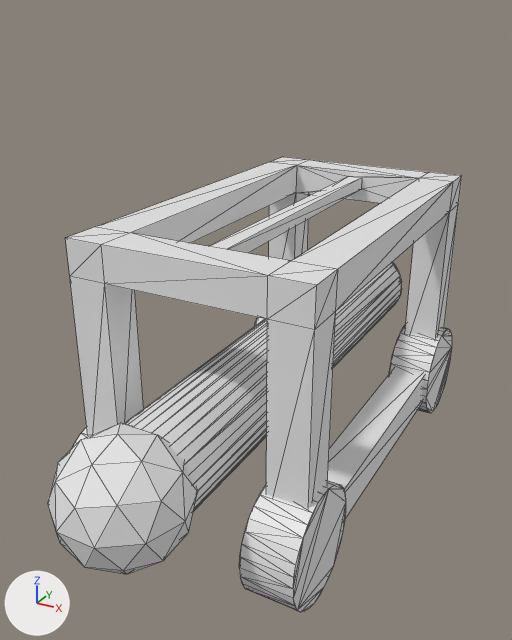
The COLLADA model Objects3D/besieger.dae: old version first, new version second.
Camera for both pictures: a 50 mm camera at (74.8, -142.5, 116.7) aimed at (-7.5, 7.0, 42.0). Lighting does not change. The marker at lower left points along +X, +Y and +Z. Mesh edges are drawn as thin lines. Where no turn or scale is listed for an object, it has been applied to the vertices.

In view in the first picture: 'ariete', 'caseta', 'rueda1', 'rueda2'.
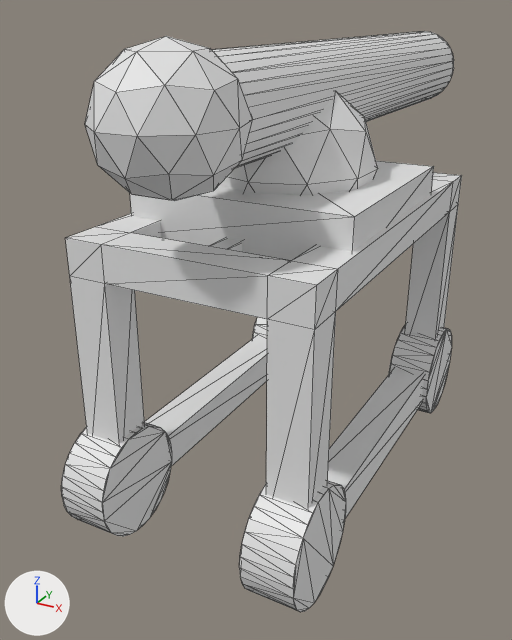
The newer file is also rescaled (x0.628) as a whole; pictures and numbers use the older file's frame.

Where the change shows, as pixel boxes [x1, y1, x2, y2] in the pictures (512 x 640 px):
'ariete', reshaped (45% shorter): before [48, 262, 402, 574]; after [85, 31, 454, 201]
'base', added: after [130, 91, 434, 261]

The change in detail:
me_icosphere has 106 vertices, 204 faces and spans x -13.9..13.9, y -13.2..130.7, z -13.9..13.9.
me_icosphere is used by ob_ariete; location (0.4, -59.0, 32.5).
me_icosphere part 1: the whole mesh is multiplied about its middle by the matrix ((1.0, 0.0, 0.0), (0.0, 1.129, 0.0), (0.0, 0.0, 1.0)), then moved by (0.0, 28.3, 66.1).
Mesh me_cube is new.
It is a box spanning x -26.9..26.9, y -26.9..26.9, z -5.7..5.7; an icosphere of 80 faces spanning x -19.4..19.4, y -20.4..20.4, z -12.3..28.5.
Object 'base' (ob_base) is new; it shows me_cube.
Its location is (0.7, 9.2, 74.7).
